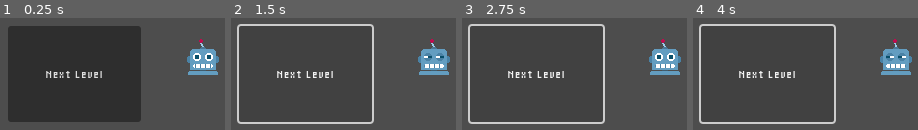
Above: before the commit, frames 1-4 (left to right).
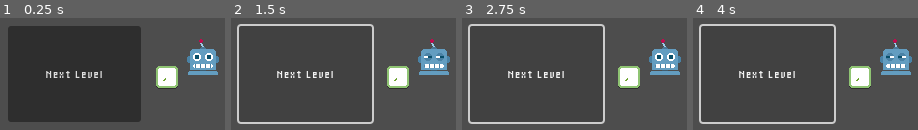
Above: after the commit, the same moments.

Repository: Difio3333/imnotarobot
Game: Godot game, scene res://levels/level_1.tscn
Two runs of this game, one before a commit and one after it. Both use one fixed random seed, a clock stepped at 60 frames per second and the inputs below. This scene is started directly instead of the project's main scene.
Inputs:
- Up to frame 1 (0.25 s): no input
- Up to frame 2 (1.5 s): click "Next Level" at 0.5 s; click "Next Level" at 1.25 s
- Up to frame 3 (2.75 s): click "Next Level" at 2 s
- Up to frame 4 (4 s): tap Enter at 2.75 s

The runs differ from the first frame. In frame 1, 2.0% of the frame differs, in the area x 69-80%, y 42-64%; in frame 2, 2.0%; in frame 3, 2.0%; in frame 4, 2.0%.

Commit message:
check

Diff:
--- a/levels/level_1.tscn
+++ b/levels/level_1.tscn
@@ -1,7 +1,9 @@
-[gd_scene load_steps=3 format=3 uid="uid://bo44bx8x16iqo"]
+[gd_scene load_steps=5 format=3 uid="uid://bo44bx8x16iqo"]
 
 [ext_resource type="Script" path="res://scripts/level_1_script.gd" id="1_er66a"]
 [ext_resource type="PackedScene" uid="uid://drxtb1ddvnw7y" path="res://scenes/robot.tscn" id="2_yp1lt"]
+[ext_resource type="Texture2D" uid="uid://cyeu7g64ti5be" path="res://assets/button_check_00_idle.png" id="3_wcto7"]
+[ext_resource type="PackedScene" uid="uid://cphxotdp3f8gy" path="res://scenes/check.tscn" id="3_wsykj"]
 
 [node name="Level1" type="Node2D" groups=["Level"]]
 script = ExtResource("1_er66a")
@@ -16,4 +18,11 @@
 [node name="Robot" parent="." instance=ExtResource("2_yp1lt")]
 position = Vector2(346, 127)
 
+[node name="ButtonCheck00Idle" type="Sprite2D" parent="."]
+position = Vector2(310, 148)
+texture = ExtResource("3_wcto7")
+
+[node name="Check" parent="." instance=ExtResource("3_wsykj")]
+position = Vector2(314, 150)
+
 [connection signal="button_down" from="Button" to="." method="_on_button_button_down"]
--- a/scenes/check.tscn
+++ b/scenes/check.tscn
@@ -40,7 +40,7 @@
 "check_fill": SubResource("Animation_m2u77")
 }
 
-[node name="Sprite2D" type="Sprite2D"]
+[node name="Check" type="Sprite2D"]
 texture = ExtResource("1_ra6tv")
 hframes = 8
 
--- a/scripts/level_1_script.gd
+++ b/scripts/level_1_script.gd
@@ -4,12 +4,11 @@
 
 
 func _ready() -> void:
-	Messenger.connect("ANIMATION_FINISHED",finish_level)
+	Messenger.connect("ANIMATION_FINISHED",handle_animations)
 
 func _on_button_button_down() -> void:
 	robot.animation_player.play("robot_sus")
 
-
-func finish_level(anim_name):
-	print(anim_name)
-	Messenger.emit_signal("LEVEL_WIN")
+func handle_animations(anim_name):
+	if anim_name == "robot_sus":
+		Messenger.emit_signal("LEVEL_WIN")
Not shown: 1 places in scenes/check.tscn that only renumber resources
